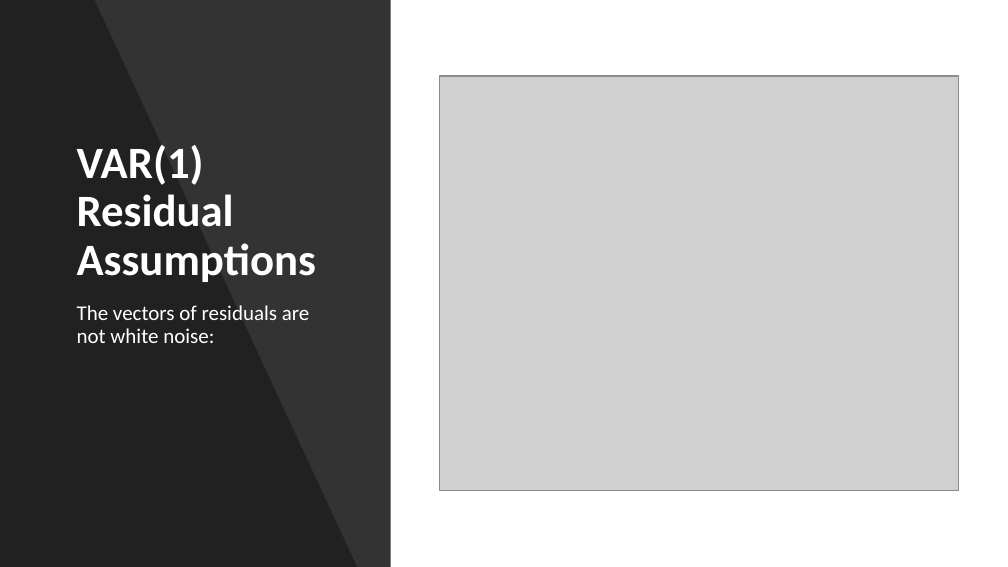
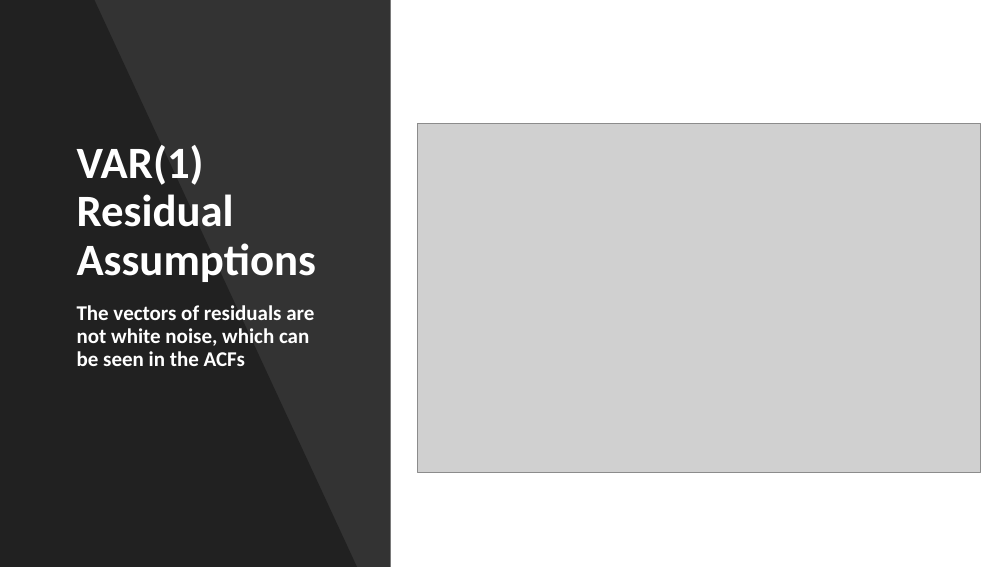
Before and after one commit to npthomas208/DS809-time-series, a slide deck: slide 93 of DS809ProjectPresentation v2.pptm (slide 100 before the commit). Drawn at 1008x567 pixels with LibreOffice and Linux fonts; fonts in the diff are those of the drawing; grey boxes stand for pictures. Boxes give left, top, right and bottom in pixels: in the first picture for what was removed or moved away, otherwise in the second. Text is boxed around its words. In the diff, an @@ line names an element or a change of style, - is before the commit and + after.

```diff
--- a/DS809ProjectPresentation v2.pptm
+++ b/DS809ProjectPresentation v2.pptm
@@ picture: place and size @@
-picture at [439, 76, 959, 491]
+picture at [418, 123, 981, 472]
@@ text at [77, 305, 314, 366]: text changed; bold on @@
-The vectors of residuals are not white noise:
+The vectors of residuals are not white noise, which can be seen in the ACFs
```
Also in this commit, not shown: 40 other slides changed, 2 slides added, 8 slides removed, 8 other files.
